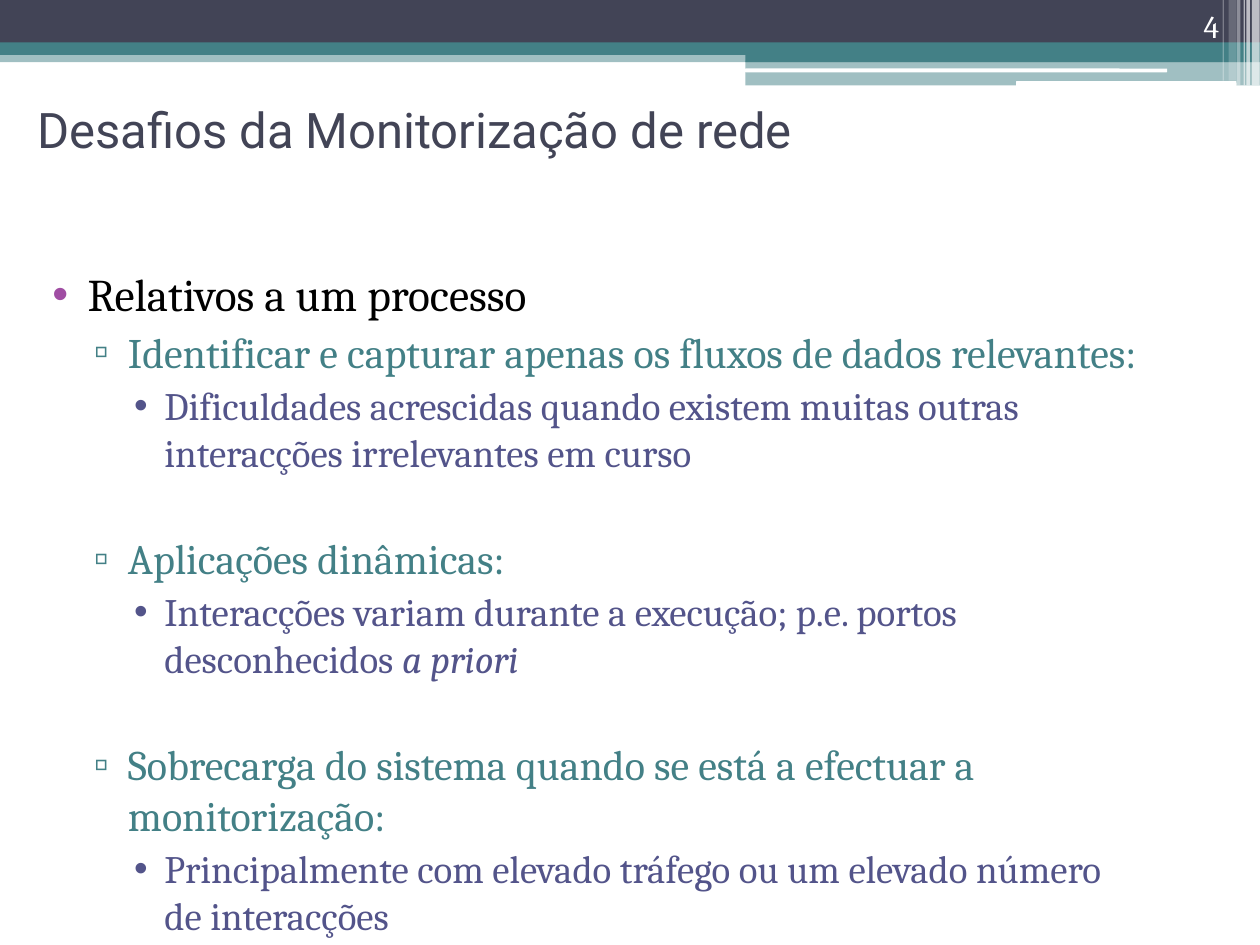
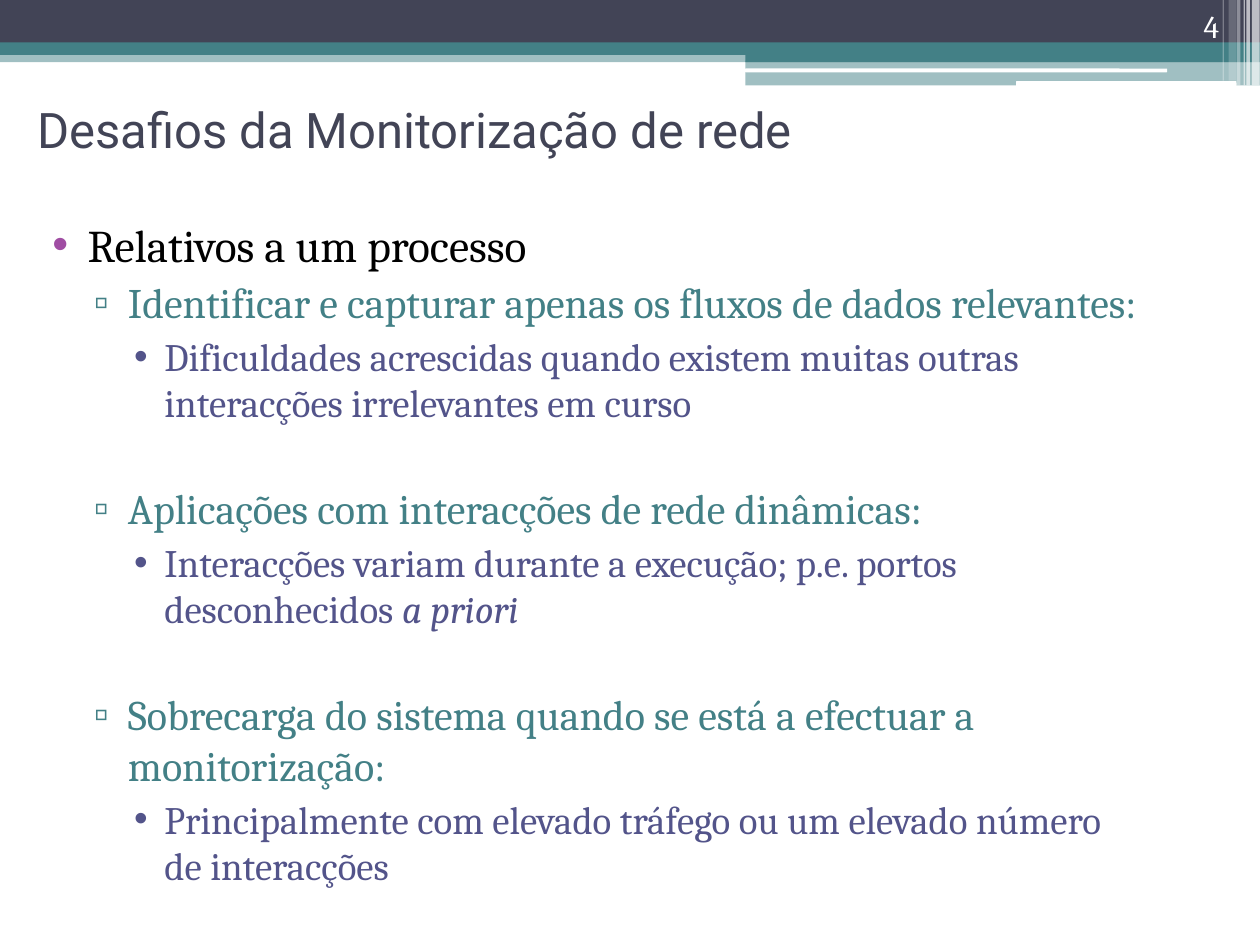
Before and after one commit to nunogmartins/cap_dissertation, a slide deck: slide 4 of doc/apresentacao_dissertacao.pptx. Drawn at 1260x945 pixels with LibreOffice and Linux fonts; fonts in the diff are those of the drawing. Boxes give left, top, right and bottom in pixels: in the first picture for what was removed or moved away, otherwise in the second. Text is boxed around its words. In the diff, an @@ line names an element or a change of style, - is before the commit and + after.

```diff
--- a/doc/apresentacao_dissertacao.pptx
+++ b/doc/apresentacao_dissertacao.pptx
@@ text "Relativos a um processo": place and size @@
-text "Relativos a um processo" at (88,279,1136,892)
+text "Relativos a um processo" at (88,230,1136,888)
@@ text at (128,495,922,533): text changed @@
-  ▫ Aplicações dinâmicas:
+  ▫ Aplicações com interacções de rede dinâmicas:
```
Also in this commit, not shown: 7 other slides changed, 1 slide added, 1 slide removed.
